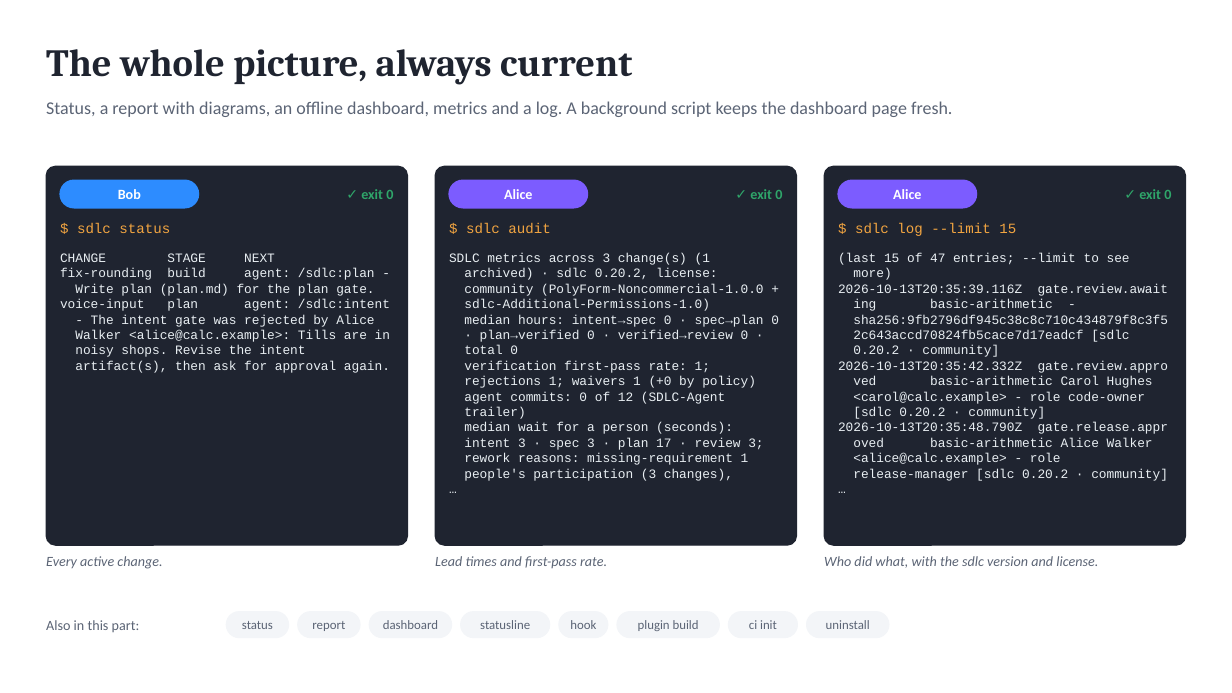
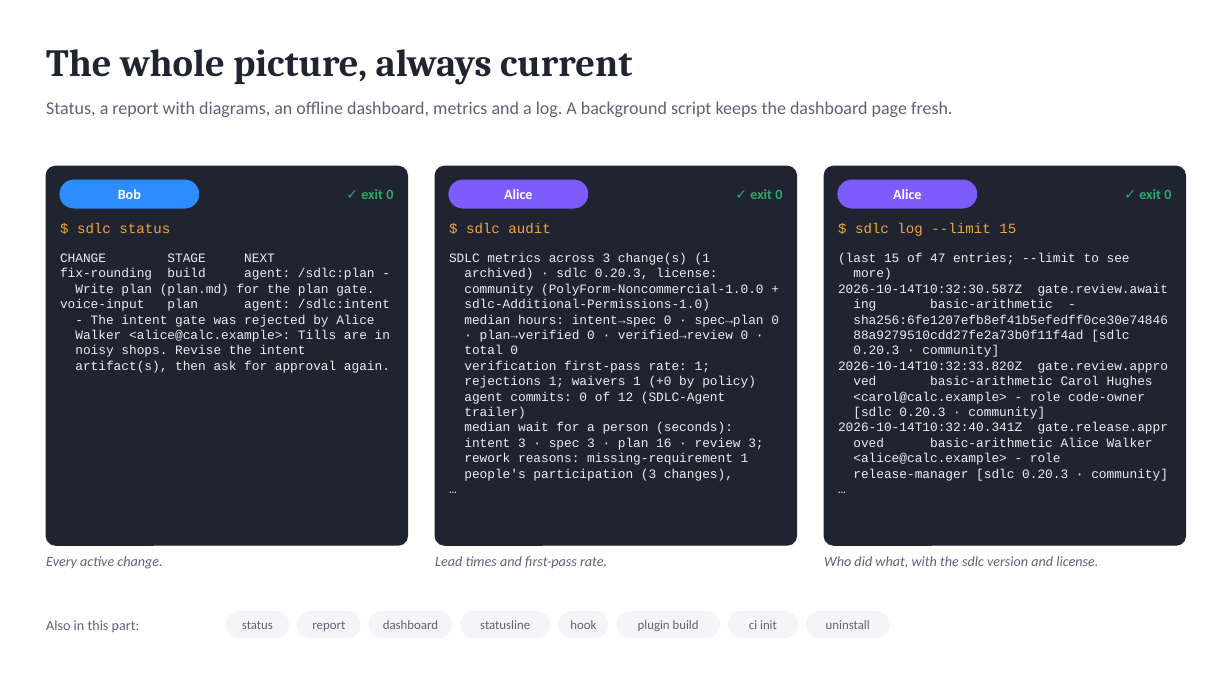
Before and after one commit to marin-ai-tech/sdlc, a slide deck: slide 18 of docs/demo/sdlc-calculator-demo.en.pptx. Drawn at 1232x693 pixels with LibreOffice and Linux fonts; fonts in the diff are those of the drawing. Boxes give left, top, right and bottom in pixels: in the first picture for what was removed or moved away, otherwise in the second. Text is boxed around its words. In the diff, an @@ line names an element or a change of style, - is before the commit and + after.

Commit message:
fix: credentials after Bearer/Basic, the stage and the daily summary in the reader's terms (0.20.3)
- A literal credential after Bearer, Basic, Token or Bot in the MCP
  registry is refused whatever its shape, and an agent edit that adds a
  credential after Bearer or Basic is denied.
- sdlc next and the Claude Code status line name the stage in the
  reader's language, as sdlc status does.
- The daily summary text names the active changes and the changes
  waiting for people separately.
- A plan-gate denial points to its guide section once; sdlc next after a
  debate no longer names the next step as an agent's.
- Docs: the status line reads the session on stdin; mcp check exits 1
  only with --strict; unknown_person is the --json code; the guide warns
  that an audit export inside the project, not git-ignored, makes the
  verification stale.

SDLC-Agent: claude-code

```diff
--- a/docs/demo/sdlc-calculator-demo.en.pptx
+++ b/docs/demo/sdlc-calculator-demo.en.pptx
@@ text at box(838, 283, 1168, 296): text changed @@
-2026-10-13T20:35:39.116Z gate.review.await
+2026-10-14T10:32:30.587Z gate.review.await
@@ text at box(838, 314, 1168, 373): text changed @@
-sha256:9fb2796df945c38c8c710c434879f8c3f5
-2c643accd70824fb5cace7d17eadcf [sdlc
-0.20.2 · community]
-2026-10-13T20:35:42.332Z gate.review.appro
+sha256:6fe1207efb8ef41b5efedff0ce30e74846
+88a9279510cdd27fe2a73b0f11f4ad [sdlc
+0.20.3 · community]
+2026-10-14T10:32:33.820Z gate.review.appro
@@ text at box(838, 407, 1168, 434): text changed @@
-[sdlc 0.20.2 · community]
-2026-10-13T20:35:48.790Z gate.release.appr
+[sdlc 0.20.3 · community]
+2026-10-14T10:32:40.341Z gate.release.appr
@@ text at box(464, 438, 763, 450): text changed @@
-intent 3 · spec 3 · plan 17 · review 3;
+intent 3 · spec 3 · plan 16 · review 3;
```
Also in this commit, not shown: 6 other slides changed, 47 other files.
